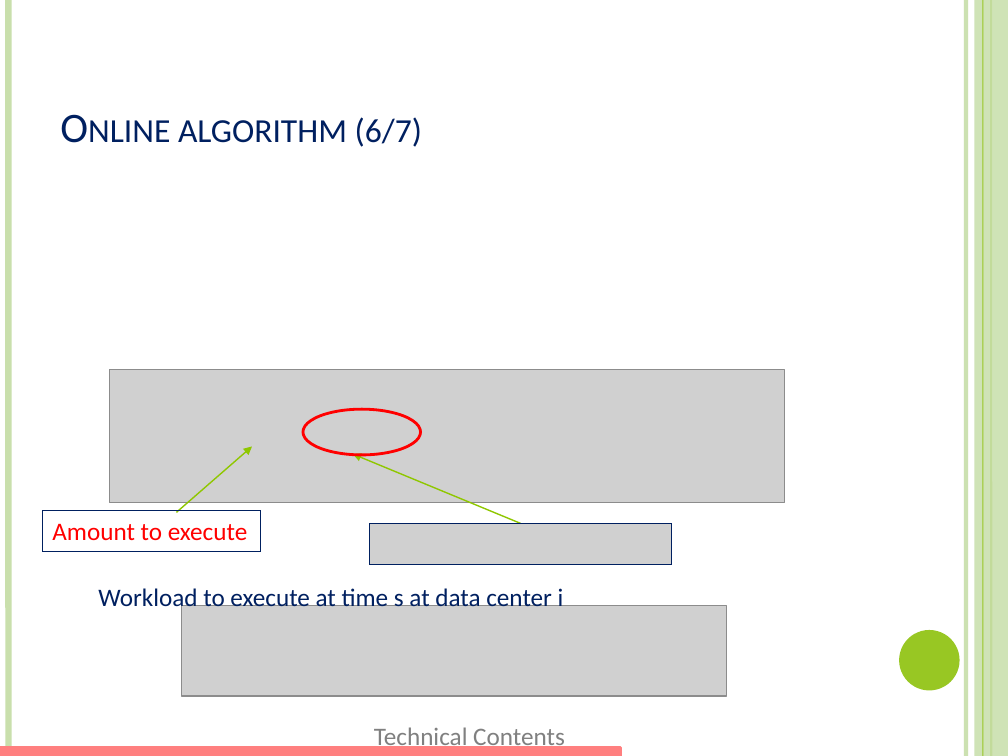
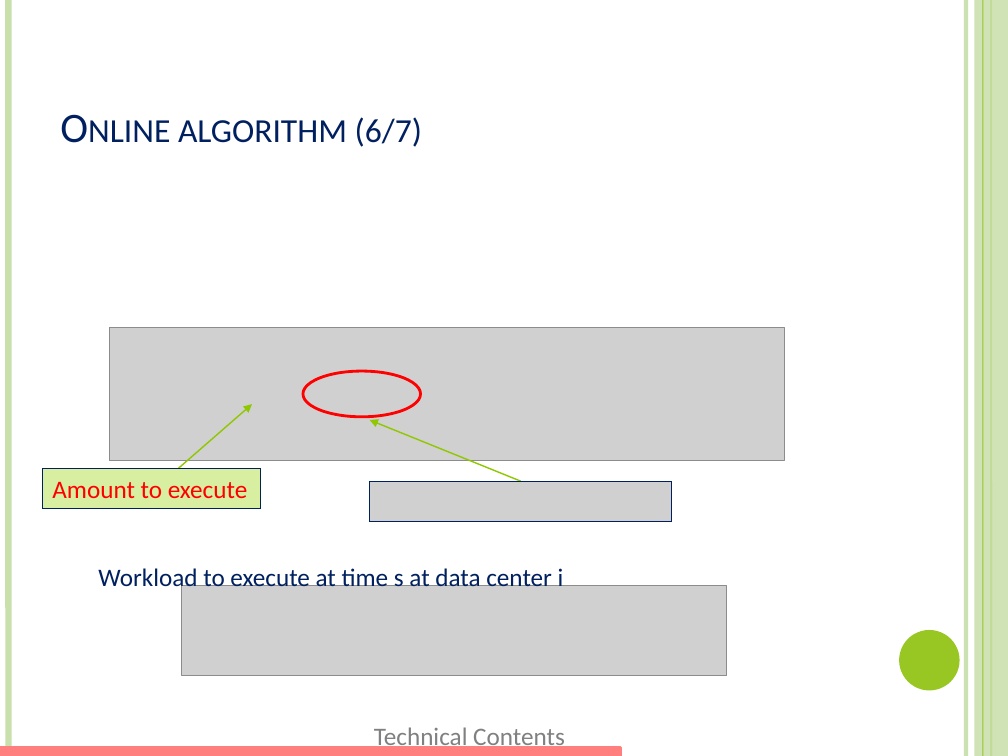
Before and after one commit to xizhonghua/GreenDC-Summary, a slide deck: slide 24 of file/Adnan12-EEGLB.pptm. Drawn at 1008x756 pixels with LibreOffice and Linux fonts; fonts in the diff are those of the drawing; grey boxes stand for pictures. Boxes give left, top, right and bottom in pixels: in the first picture for what was removed or moved away, otherwise in the second. Text is boxed around its words. In the diff, an @@ line names an element or a change of style, - is before the commit and + after.

```diff
--- a/file/Adnan12-EEGLB.pptm
+++ b/file/Adnan12-EEGLB.pptm
@@ 1 picture, 1 rectangle, 1 ellipse: place and size @@
-1 picture, 1 rectangle, 1 ellipse at [42, 370, 784, 551]
+1 picture, 1 rectangle, 1 ellipse at [42, 328, 784, 509]
@@ arrow moved from (176, 512) - (252, 447) to (176, 470) - (252, 404) @@
@@ arrow moved from (521, 523) - (353, 454) to (521, 481) - (370, 420) @@
@@ rectangle "Amount to execute" at [42, 469, 260, 509]: fill none to #D8EEA1 @@
@@ picture added at [370, 481, 672, 521] @@
@@ picture removed at [370, 523, 672, 563] @@
@@ text "Workload to execute at time ...": place and size @@
-text "Workload to execute at time ..." at [98, 586, 564, 613]
+text "Workload to execute at time ..." at [98, 565, 564, 592]
@@ picture: place and size @@
-picture at [181, 606, 727, 696]
+picture at [181, 586, 727, 675]
```
Also in this commit, not shown: 15 other slides changed, 1 slide added.
